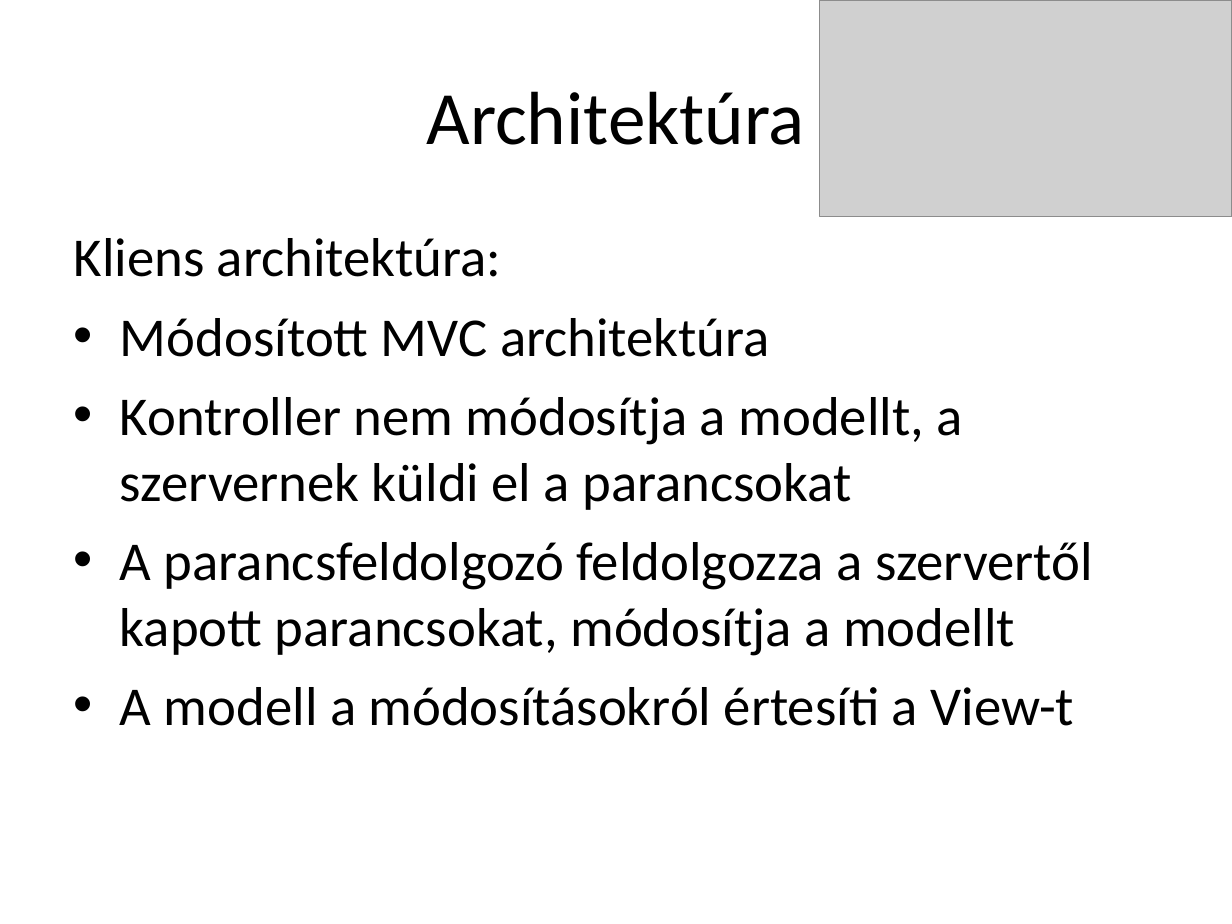
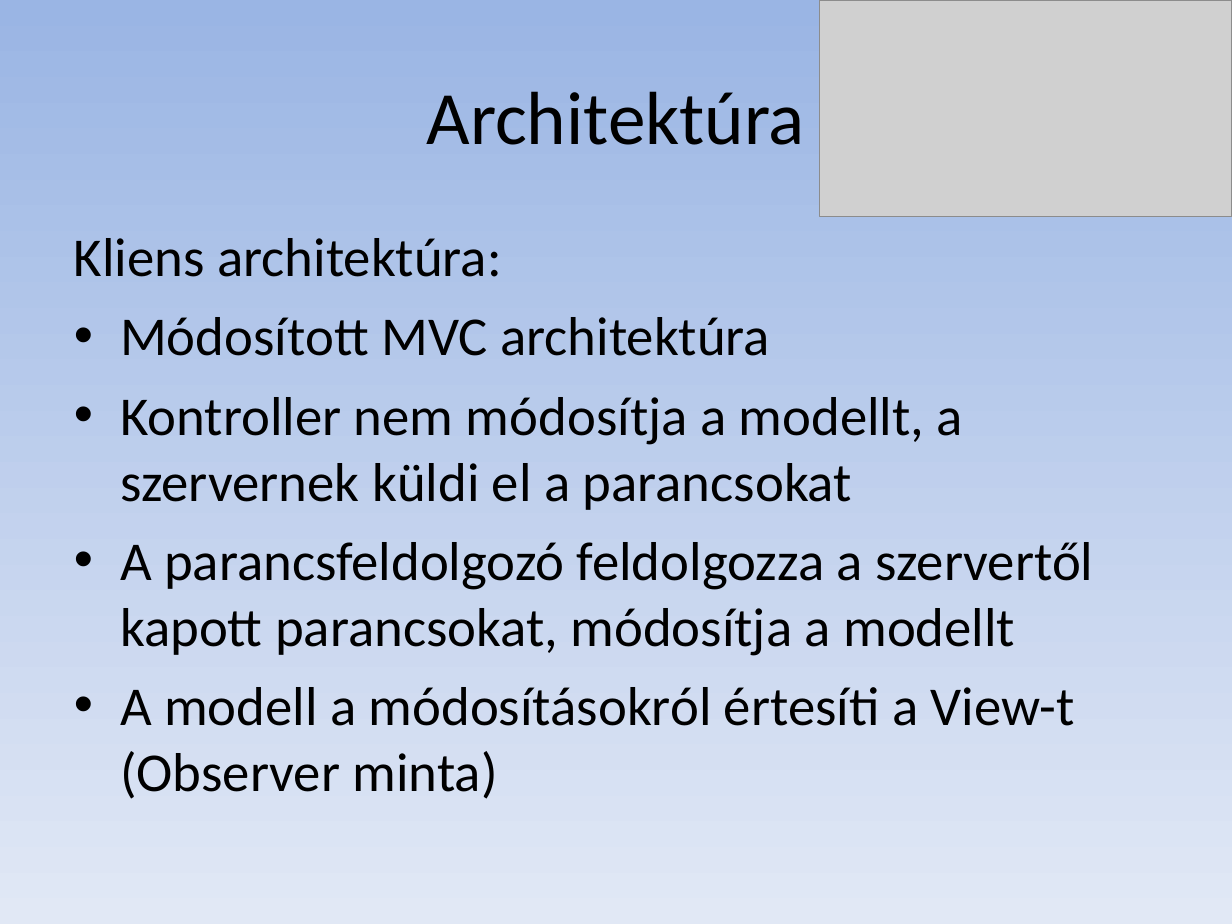
Before and after one commit to tbilles/Risk, a slide deck: slide 9 of doc/Risk_presentation.ppt (slide 7 before the commit). Drawn at 1232x924 pixels with LibreOffice and Linux fonts; fonts in the diff are those of the drawing; grey boxes stand for pictures. Boxes give left, top, right and bottom in pixels: in the first picture for what was removed or moved away, otherwise in the second. Text is boxed around its words. In the diff, an @@ line names an element or a change of style, - is before the commit and + after.

```diff
--- a/doc/Risk_presentation.ppt
+++ b/doc/Risk_presentation.ppt
@@ background #FFFFFF to gradient #9AB5E4 to #E1E8F5 @@
@@ text at [120, 687, 1075, 799]: text changed @@
-• A modell a módosításokról értesíti a View-t
+• A modell a módosításokról értesíti a View-t (Observer minta)
```
Also in this commit, not shown: 7 other slides changed, 3 slides added.
